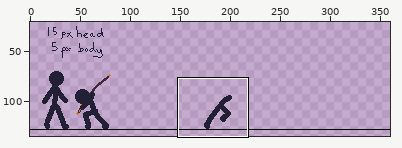
Pixel-art file: Asesprite/Doodle2.aseprite. The picture above shows the old version from afar; the outline marks the close-up.
Close-up. Before the edit:
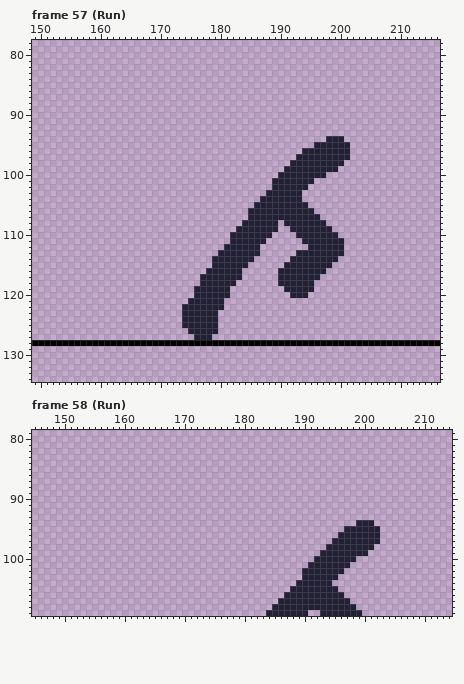
360x180 pixels, 64 frames. Shown: frame 57 (Run): x 149..216, y 78..134; frame 58 (Run): x 145..214, y 79..109. The wide view leaves out empty margins. The commit also changed other frames or places, which this record leaves out.
Now the later version:
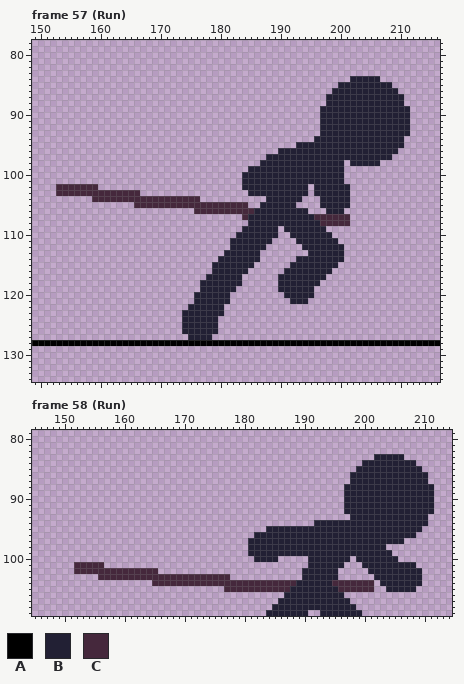
Palette (. is transparent): A #000000  B #222034  C #45283c
Log entry: chore: run anim
What changed:
layer "Run/Head" added
--- frame 57 (Run)
@@ x 149..216 @@
  83 ....................................................................
- 84 ....................................................................
- 85 ....................................................................
- 86 ....................................................................
- 87 ....................................................................
- 88 ....................................................................
- 89 ....................................................................
- 90 ....................................................................
- 91 ....................................................................
- 92 ....................................................................
- 93 ....................................................................
- 94 .................................................BBB................
- 95 ...............................................BBBBBB...............
- 96 .............................................BBBBBBBB...............
- 97 ............................................BBBBBBBBB...............
- 98 ...........................................BBBBBBBBB................
- 99 ..........................................BBBBBBBBB.................
-100 .........................................BBBBBBBB...................
-101 ........................................BBBBBBB.....................
-102 ........................................BBBBBB......................
-103 .......................................BBBBBB.......................
-104 ......................................BBBBBBB.......................
-105 .....................................BBBBBBBBB......................
-106 ....................................BBBBBBBBBBB.....................
-107 ....................................BBBBBBBBBBBB....................
-108 ...................................BBBBBB.BBBBBBB...................
-109 ..................................BBBBBBB..BBBBBBB..................
-110 .................................BBBBBBB....BBBBBBB.................
-111 .................................BBBBBB......BBBBBBB................
-112 ................................BBBBBB........BBBBBB................
-113 ...............................BBBBBBB......BBBBBBBB................
-114 ..............................BBBBBBB......BBBBBBBB.................
-115 ..............................BBBBBB......BBBBBBBB..................
-116 .............................BBBBBB......BBBBBBBB...................
-117 ............................BBBBBBB......BBBBBBB....................
-118 ............................BBBBBB.......BBBBBB.....................
-119 ...........................BBBBBB.........BBBBB.....................
-120 ...........................BBBBBB..........BBB......................
-121 ..........................BBBBBB....................................
-122 .........................BBBBBBB....................................
-123 .........................BBBBBB.....................................
+ 84 .....................................................BBBBB..........
+ 85 ...................................................BBBBBBBBB........
+ 86 ..................................................BBBBBBBBBBB.......
+ 87 .................................................BBBBBBBBBBBBB......
+ 88 .................................................BBBBBBBBBBBBB......
+ 89 ................................................BBBBBBBBBBBBBBB.....
+ 90 ................................................BBBBBBBBBBBBBBB.....
+ 91 ................................................BBBBBBBBBBBBBBB.....
+ 92 ................................................BBBBBBBBBBBBBBB.....
+ 93 ................................................BBBBBBBBBBBBBBB.....
+ 94 ...............................................BBBBBBBBBBBBBBB......
+ 95 ............................................BBBBBBBBBBBBBBBBBB......
+ 96 .........................................BBBBBBBBBBBBBBBBBBBB.......
+ 97 .......................................BBBBBBBBBBBBBBBBBBBBB........
+ 98 ......................................BBBBBBBBBBBBBB.BBBBB..........
+ 99 ....................................BBBBBBBBBBBBBBBB................
+100 ...................................BBBBBBBBBBBBBBBBB................
+101 ...................................BBBBBBBBBBBBBBBBB................
+102 ....CCCCCCC........................BBBBBBBBBBB.BBBBBB...............
+103 ....CCCCCCCCCCCCCC..................BBBBBBBBBB.BBBBBB...............
+104 ..........CCCCCCCCCCCCCCCCCC...........BBBBBB...BBBBB...............
+105 .................CCCCCCCCCCCCCCCCCCC..BBBBBB....BBBBB...............
+106 ...........................CCCCCCCCCCBBBBBBBBB...BBB................
+107 ...................................CBBBBBBBBBBBCCCCCC...............
+108 ....................................BBBBBBBBBBBBCCCCC...............
+109 ...................................BBBBBB.BBBBBBB...................
+110 ..................................BBBBBBB..BBBBBBB..................
+111 .................................BBBBBBB....BBBBBBB.................
+112 .................................BBBBBB......BBBBBBB................
+113 ................................BBBBBB........BBBBBB................
+114 ...............................BBBBBBB......BBBBBBBB................
+115 ..............................BBBBBBB......BBBBBBBB.................
+116 ..............................BBBBBB......BBBBBBBB..................
+117 .............................BBBBBB......BBBBBBBB...................
+118 ............................BBBBBBB......BBBBBBB....................
+119 ............................BBBBBB.......BBBBBB.....................
+120 ...........................BBBBBB.........BBBBB.....................
+121 ...........................BBBBBB..........BBB......................
+122 ..........................BBBBBB....................................
+123 .........................BBBBBBB....................................
 124 .........................BBBBBB.....................................
 125 .........................BBBBBB.....................................
-126 ..........................BBBBB.....................................
-127 ...........................BBB......................................
+126 .........................BBBBBB.....................................
+127 ..........................BBBB......................................
 128 AAAAAAAAAAAAAAAAAAAAAAAAAAAAAAAAAAAAAAAAAAAAAAAAAAAAAAAAAAAAAAAAAAAA
--- frame 58 (Run)
@@ x 145..214 @@
  82 ......................................................................
- 83 ......................................................................
- 84 ......................................................................
- 85 ......................................................................
- 86 ......................................................................
- 87 ......................................................................
- 88 ......................................................................
- 89 ......................................................................
- 90 ......................................................................
- 91 ......................................................................
- 92 ......................................................................
- 93 ......................................................................
- 94 ......................................................BBB.............
- 95 ....................................................BBBBBB............
- 96 ...................................................BBBBBBB............
- 97 ..................................................BBBBBBBB............
- 98 .................................................BBBBBBBB.............
- 99 ................................................BBBBBBBB..............
-100 ...............................................BBBBBBB................
-101 ..............................................BBBBBBB.................
-102 .............................................BBBBBBB..................
-103 .............................................BBBBBB...................
-104 ............................................BBBBBB....................
-105 ...........................................BBBBBBBB...................
+ 83 .........................................................BBBBB........
+ 84 .......................................................BBBBBBBBB......
+ 85 ......................................................BBBBBBBBBBB.....
+ 86 .....................................................BBBBBBBBBBBBB....
+ 87 .....................................................BBBBBBBBBBBBB....
+ 88 ....................................................BBBBBBBBBBBBBBB...
+ 89 ....................................................BBBBBBBBBBBBBBB...
+ 90 ....................................................BBBBBBBBBBBBBBB...
+ 91 ....................................................BBBBBBBBBBBBBBB...
+ 92 ....................................................BBBBBBBBBBBBBBB...
+ 93 .....................................................BBBBBBBBBBBBB....
+ 94 ...............................................BBBBBBBBBBBBBBBBBBB....
+ 95 .......................................BBBBBBBBBBBBBBBBBBBBBBBBBB.....
+ 96 .....................................BBBBBBBBBBBBBBBBBBBBBBBBBBB......
+ 97 ....................................BBBBBBBBBBBBBBBBBBBBBBBBBB........
+ 98 ....................................BBBBBBBBBBBBBBBBBBBBBBB...........
+ 99 ....................................BBBBBBBBBBBBBBBBBBBBBBBB..........
+100 .....................................BBBB.....BBBBBBB.BBBBBBB.........
+101 .......CCCCC..................................BBBBBB...BBBBBBBBB......
+102 .......CCCCCCCCCCCCCC........................BBBBBB.....BBBBBBBBB.....
+103 ...........CCCCCCCCCCCCCCCCCCCCCC............BBBBBB......BBBBBBBB.....
+104 ....................CCCCCCCCCCCCCCCCCCCCCCCCBBBBBBCCCCCCC.BBBBBBB.....
+105 ................................CCCCCCCCCCCBBBBBBBBCCCCCC..BBBBB......
 106 ..........................................BBBBBBBBBB..................
